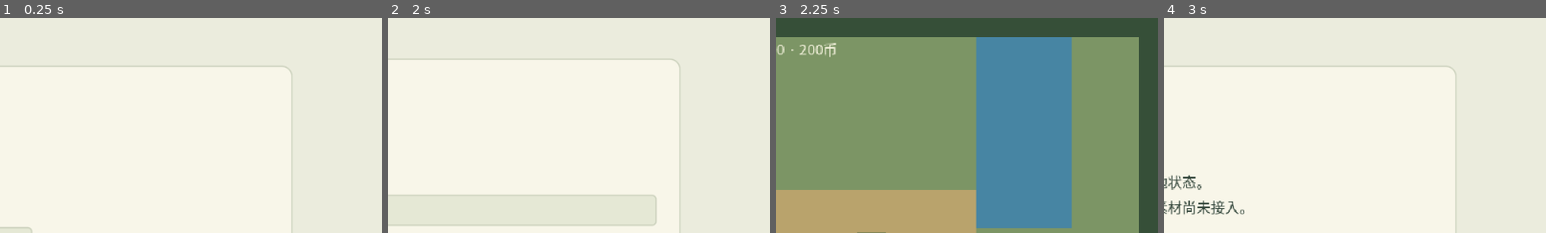
Above: before the commit, frames 1-4 (left to right).
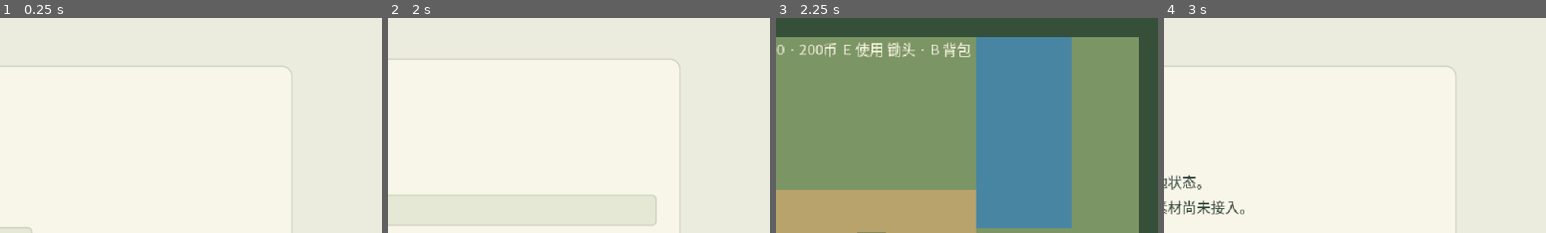
Above: after the commit, the same moments.

Repository: natefox2017/qingfeng
Game: Godot game, scene res://app/main.tscn
Two runs of this game, one before a commit and one after it. Both use one fixed random seed, a clock stepped at 60 frames per second and the inputs below.
Inputs (mouse positions are % of the whole screen's width and height, from its top left):
- Up to frame 1 (0.25 s): no input
- Up to frame 2 (2 s): click (26, 54) at 0.52 s; click (50, 45) at 1.27 s; type "12" at 1.35 s; click (50, 61) at 1.5 s; type "12" at 1.58 s
- Up to frame 3 (2.25 s): click (18, 72) at 2.02 s
- Up to frame 4 (3 s): click (5, 7) at 2.77 s
The pictures show only the part of the screen within x 50-100%, y 0-50%; the shares and areas given below are measured in that part.

Frames 1-2 are identical in both runs. In frame 3, 0.9% of the frame differs, in the area x 17-51%, y 11-19%; in frame 4, nothing differs.

Commit message:
Show selected-item and farm-action HUD hint

Diff:
--- a/game/ui/pages/menu_view.gd
+++ b/game/ui/pages/menu_view.gd
@@ -191,6 +191,17 @@
 			var gameplay: Dictionary = context.get("gameplay",{})
 			if gameplay.get("ok",false):
 				wallet_label=Label.new();wallet_label.text=_clock_text(gameplay.clock)+" · "+str(gameplay.wallet.money)+"币";wallet_label.add_theme_color_override("font_color",UI_THEME.COLOR_HUD_TEXT);hud.add_child(wallet_label)
+				var action_state: Dictionary = context.get("farm_action",{})
+				var hint:=Label.new()
+				if action_state.get("is_busy",false):
+					hint.text=String(action_state.get("label","操作"))+(" · 准备中，Esc取消" if action_state.get("phase","")=="prepare" else " · 已提交，收势中")
+				else:
+					var selected: Variant=gameplay.inventory.slots[gameplay.inventory.selected_slot_index]
+					var selected_name:="空手"
+					if selected!=null:
+						selected_name=str(gameplay.items.get(String(selected.item_id),{}).get("display_name",selected.item_id))
+					hint.text="E 使用 "+selected_name+" · B 背包"
+				hint.add_theme_color_override("font_color",UI_THEME.COLOR_HUD_TEXT);hud.add_child(hint)
 				_build_quickbar(gameplay)
 	if not context.get("error","").is_empty():notice.text=context.error
 	var preferred_action := str(context.get("focus_action",""))
